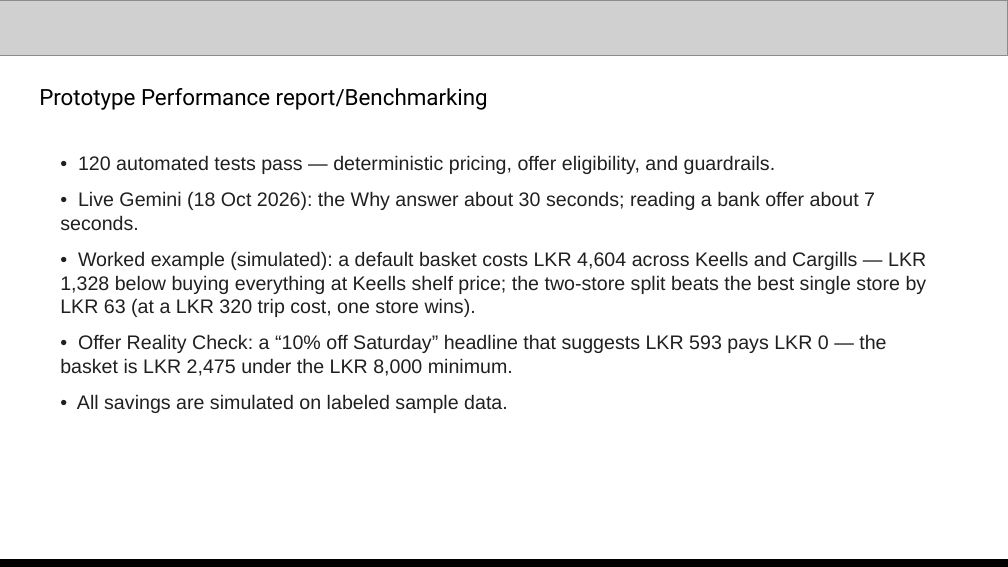
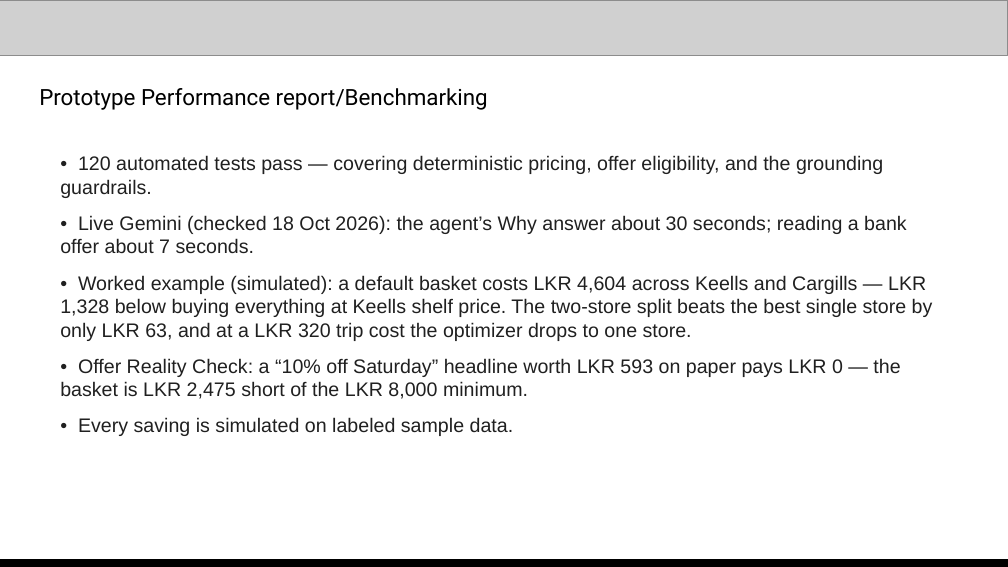
Before and after one commit to nyogendran/savvy-cart-ai, a slide deck: slide 12 of docs/submission/Savvy-Cart-AI-gTaprobane-Submission.pptx. Drawn at 1008x567 pixels with LibreOffice and Linux fonts; fonts in the diff are those of the drawing; grey boxes stand for pictures. Boxes give left, top, right and bottom in pixels: in the first picture for what was removed or moved away, otherwise in the second. Text is boxed around its words. In the diff, an @@ line names an element or a change of style, - is before the commit and + after.

```diff
--- a/docs/submission/Savvy-Cart-AI-gTaprobane-Submission.pptx
+++ b/docs/submission/Savvy-Cart-AI-gTaprobane-Submission.pptx
@@ text at <box>60,155,933,436</box>: text changed @@
-• 120 automated tests pass — deterministic pricing, offer eligibility, and guardrails.
-• Live Gemini (18 Oct 2026): the Why answer about 30 seconds; reading a bank offer about 7 seconds.
-• Worked example (simulated): a default basket costs LKR 4,604 across Keells and Cargills — LKR 1,328 below buying everything at Keells shelf price; the two-store split beats the best single store by LKR 63 (at a LKR 320 trip cost, one store wins).
-• Offer Reality Check: a “10% off Saturday” headline that suggests LKR 593 pays LKR 0 — the basket is LKR 2,475 under the LKR 8,000 minimum.
-• All savings are simulated on labeled sample data.
+• 120 automated tests pass — covering deterministic pricing, offer eligibility, and the grounding guardrails.
+• Live Gemini (checked 18 Oct 2026): the agent’s Why answer about 30 seconds; reading a bank offer about 7 seconds.
+• Worked example (simulated): a default basket costs LKR 4,604 across Keells and Cargills — LKR 1,328 below buying everything at Keells shelf price. The two-store split beats the best single store by only LKR 63, and at a LKR 320 trip cost the optimizer drops to one store.
+• Offer Reality Check: a “10% off Saturday” headline worth LKR 593 on paper pays LKR 0 — the basket is LKR 2,475 short of the LKR 8,000 minimum.
+• Every saving is simulated on labeled sample data.
```
Also in this commit, not shown: 9 other slides changed, 1 other file.
